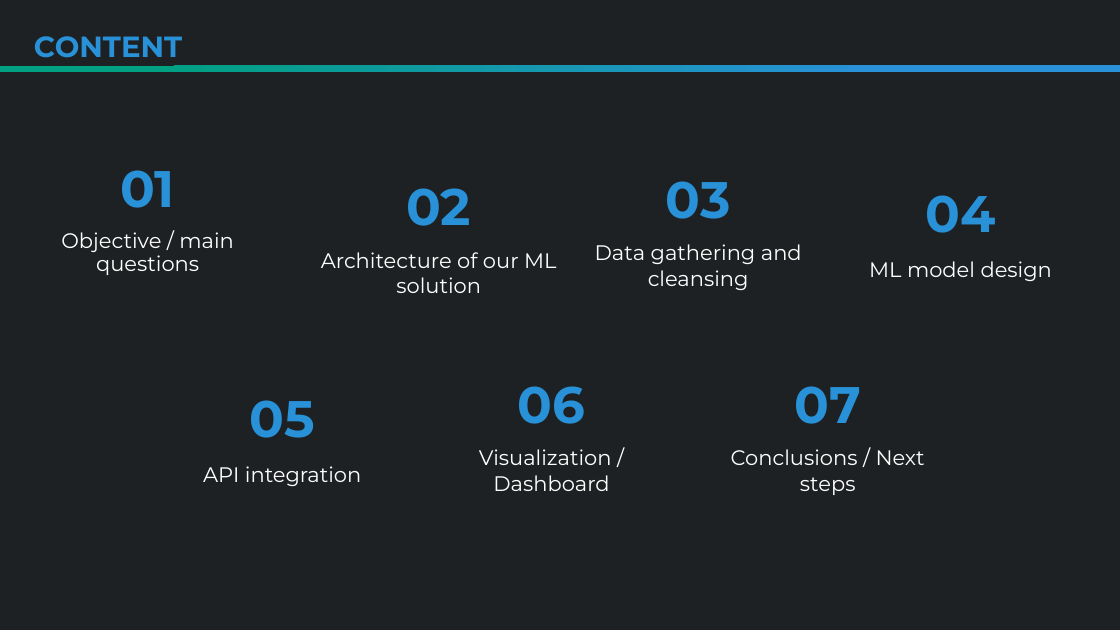
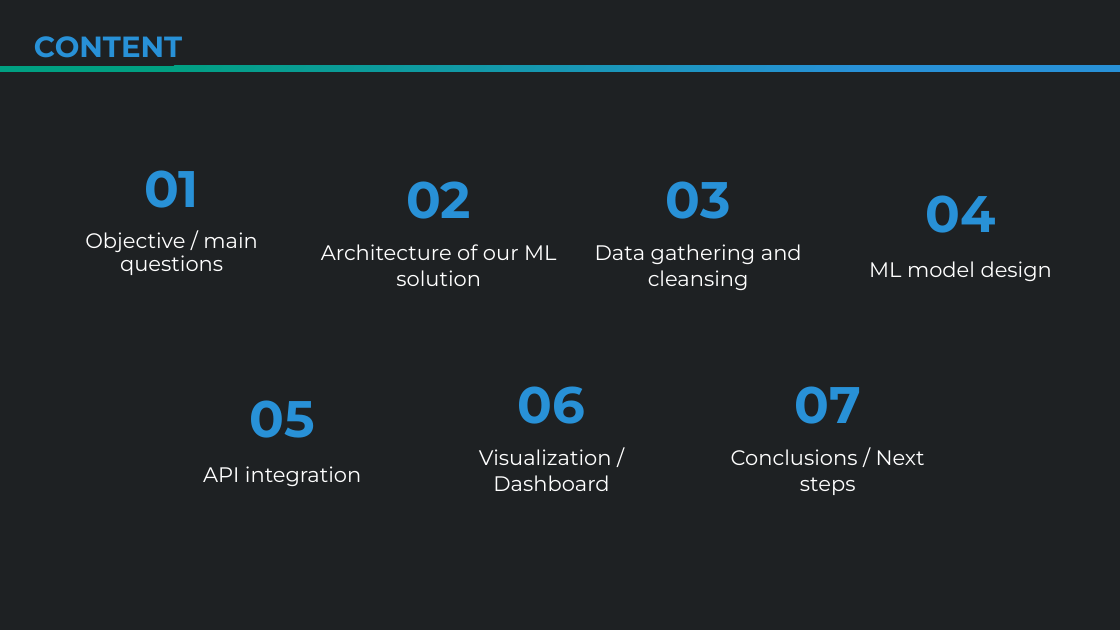
Before and after one commit to MajoGarciaMontes/FINAL-PROJECT, a slide deck: slide 2 of Presentation/Breast cancer ML.pptx. Drawn at 1120x630 pixels with LibreOffice and Linux fonts; fonts in the diff are those of the drawing. Boxes give left, top, right and bottom in pixels: in the first picture for what was removed or moved away, otherwise in the second. Text is boxed around its words. In the diff, an @@ line names an element or a change of style, - is before the commit and + after.

```diff
--- a/Presentation/Breast cancer ML.pptx
+++ b/Presentation/Breast cancer ML.pptx
@@ text "01": place and size @@
-text "01" at box(61, 170, 234, 275)
+text "01" at box(85, 170, 258, 275)
@@ text "02": place and size @@
-text "02" at box(321, 188, 556, 293)
+text "02" at box(321, 181, 556, 286)
```
Also in this commit, not shown: 6 other slides changed, 1 other file.
